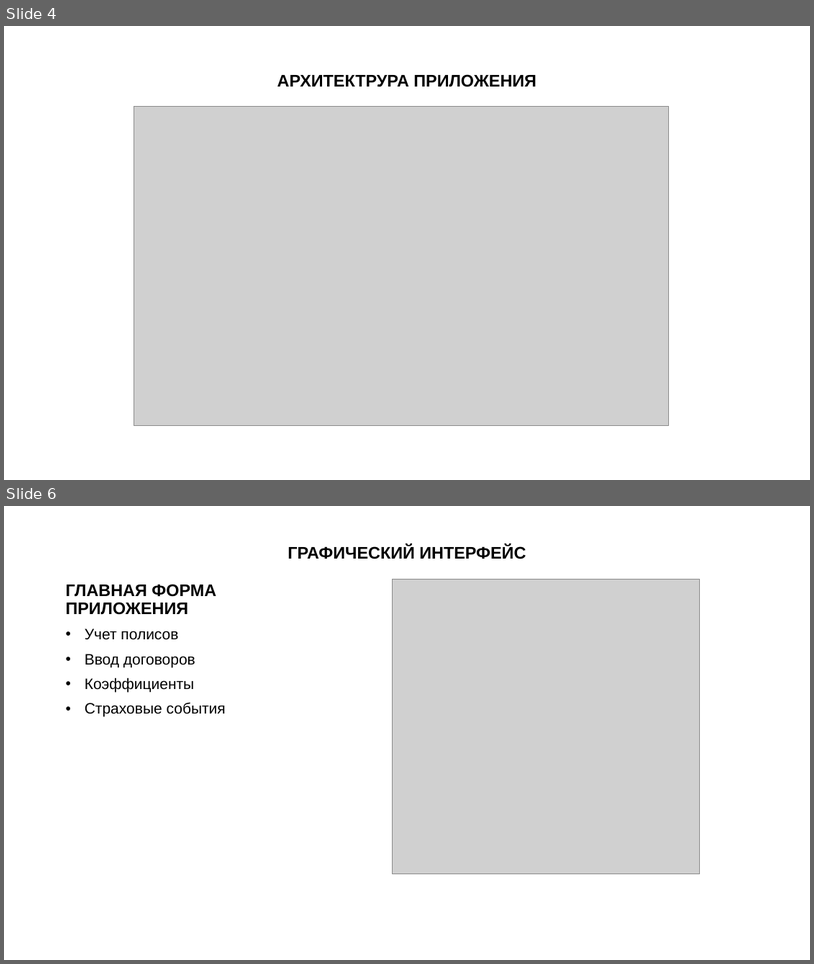
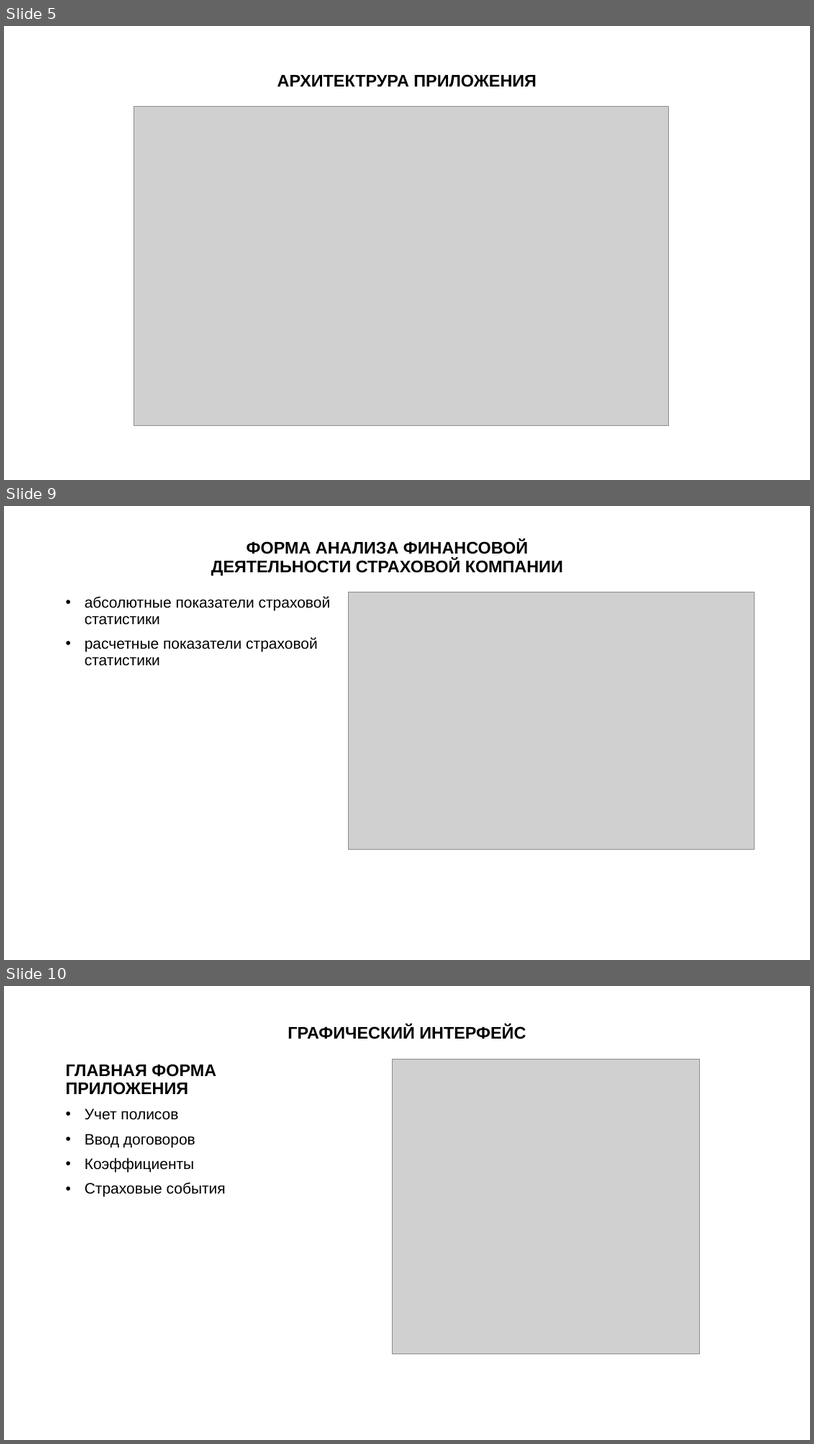
Before and after one commit to Dmitry-Vasilyev/magistr, a slide deck: doc/презентация/Васильев - презентация.pptx. Shown one above the other, each under a label of ours: slides 4 and 6 before the commit, slides 5, 9 and 10 after it; the slides between them are not shown. The pictures are 814x964 and 814x1444 pixels, drawn with LibreOffice and Linux fonts; fonts in the diff are those of the drawing; grey boxes stand for pictures. Boxes give left, top, right and bottom in pixels: in the first picture for what was removed or moved away, otherwise in the second. Text is boxed around its words. In the diff, an @@ line names an element or a change of style, - is before the commit and + after.

```diff
--- a/doc/презентация/Васильев - презентация.pptx
+++ b/doc/презентация/Васильев - презентация.pptx
@@ slide 9 added at bbox=[4, 506, 810, 960], background #FFFFFF @@
@@ title added at bbox=[211, 541, 563, 576], 20 pt, text #000000, bold @@
+ФОРМА АНАЛИЗА ФИНАНСОВОЙ ДЕЯТЕЛЬНОСТИ СТРАХОВОЙ КОМПАНИИ
@@ picture added at bbox=[348, 592, 754, 849] @@
@@ text added at bbox=[85, 596, 331, 666], 18 pt, text #000000 @@
+• абсолютные показатели страховой статистики
+• расчетные показатели страховой статистики
@@ what was slide 4 is now slide 5 @@
@@ what was slide 6 is now slide 10 @@
```
Also in this commit, not shown: 4 slides changed, 5 other slides added, 2 slides removed, 8 other files.
